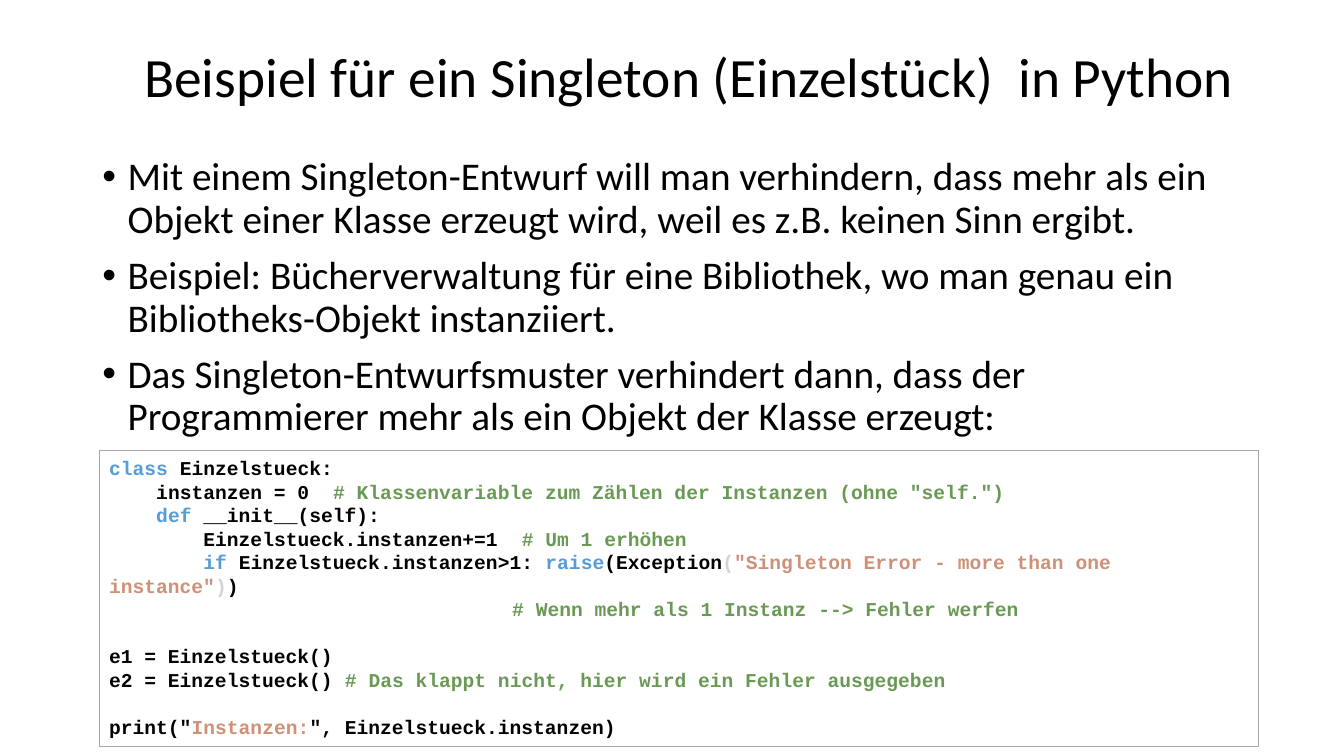
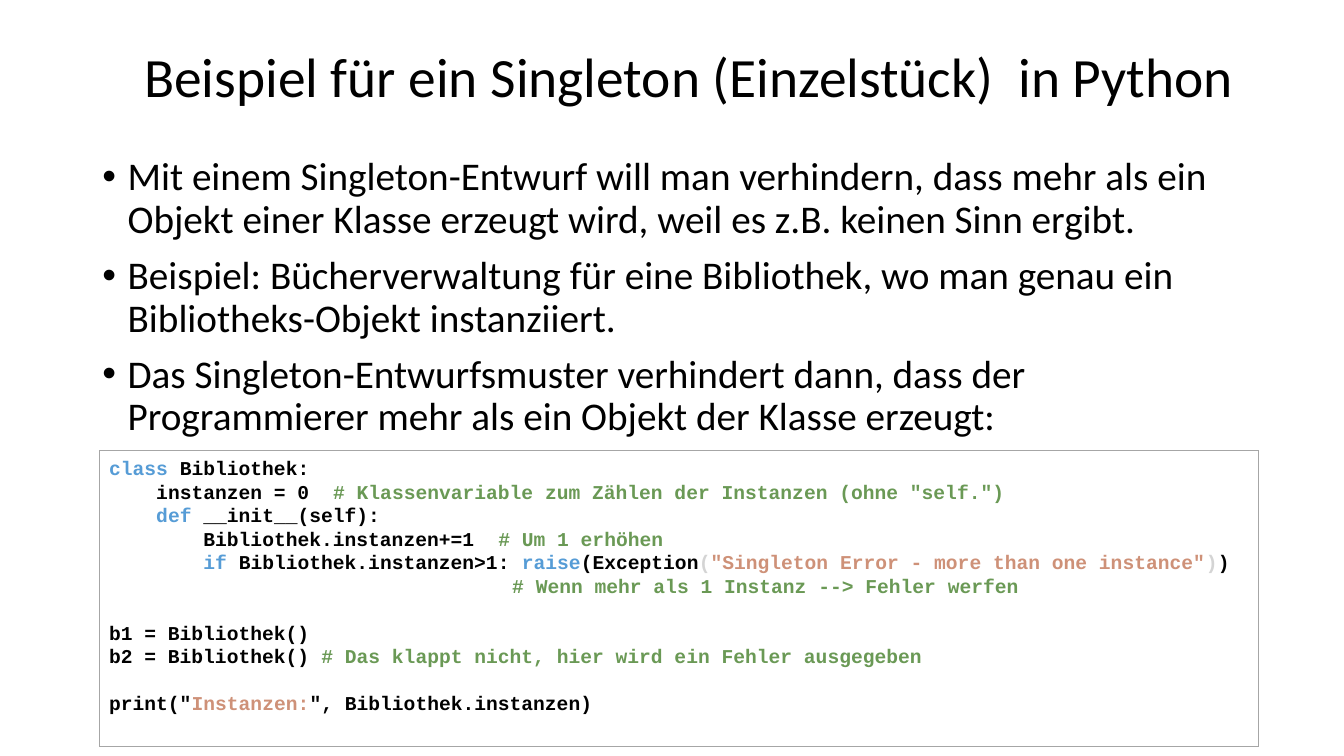
Before and after one commit to MickyRoth/Presentations, a slide deck: slide 39 of UML und OOP mit Python.pptx. Drawn at 1344x756 pixels with LibreOffice and Linux fonts; fonts in the diff are those of the drawing; background and template pictures are left out. Boxes give left, top, right and bottom in pixels: in the first picture for what was removed or moved away, otherwise in the second. Text is boxed around its words. In the diff, an @@ line names an element or a change of style, - is before the commit and + after.

```diff
--- a/UML und OOP mit Python.pptx
+++ b/UML und OOP mit Python.pptx
@@ text in rectangle at [109, 461, 309, 476]: text changed @@
-class Einzelstueck:
+class Bibliothek:
@@ text in rectangle at [203, 532, 1230, 573]: text changed @@
-Einzelstueck.instanzen+=1 # Um 1 erhöhen
-if Einzelstueck.instanzen>1: raise(Exception("Singleton Error - more than one instance"))
+Bibliothek.instanzen+=1 # Um 1 erhöhen
+if Bibliothek.instanzen>1: raise(Exception("Singleton Error - more than one instance"))
@@ text in rectangle at [109, 626, 922, 714]: text changed @@
-e1 = Einzelstueck()
-e2 = Einzelstueck() # Das klappt nicht, hier wird ein Fehler ausgegeben
-print("Instanzen:", Einzelstueck.instanzen)
+b1 = Bibliothek()
+b2 = Bibliothek() # Das klappt nicht, hier wird ein Fehler ausgegeben
+print("Instanzen:", Bibliothek.instanzen)
```
Also in this commit, not shown: 1 other file.
